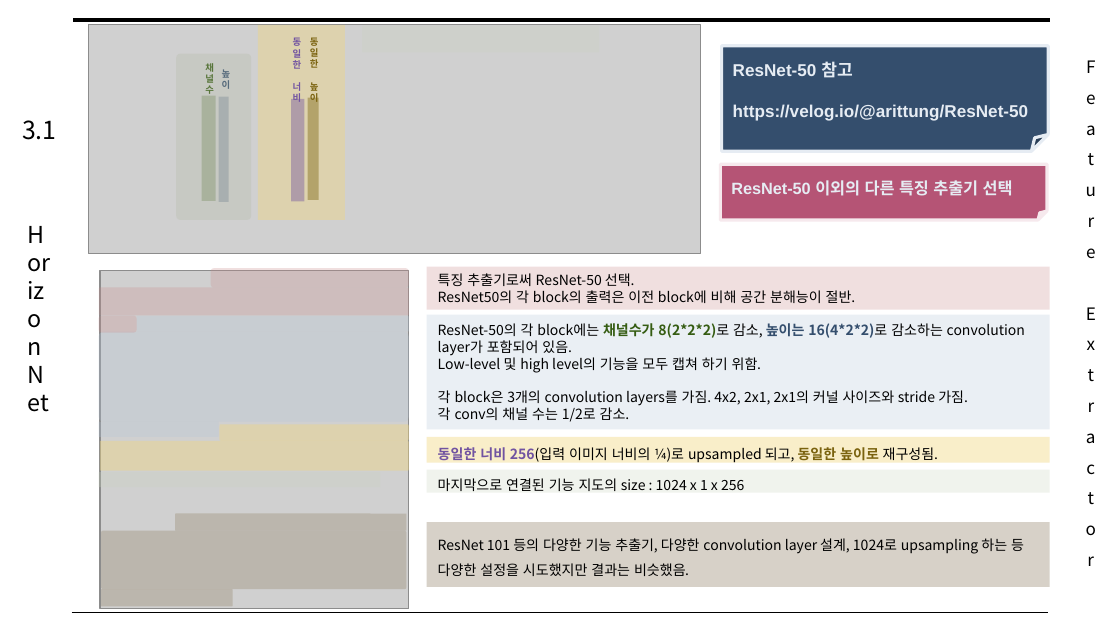
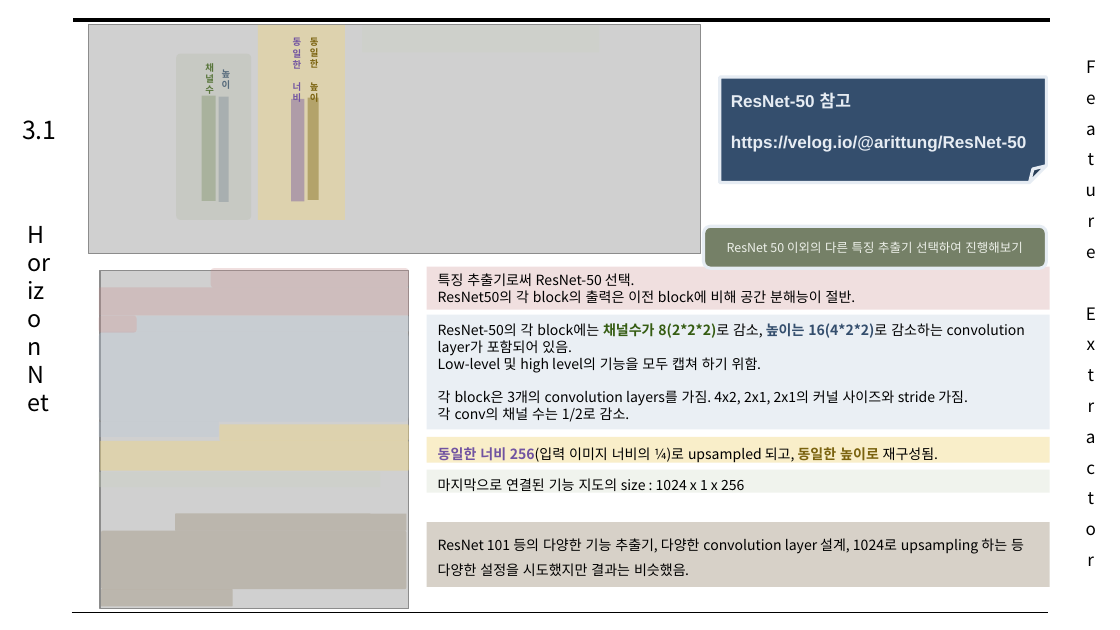
Before and after one commit to arittung/3D_Room_Layout_estimation, a slide deck: slide 5 of 관련 자료/HorizonNet 논문 해석.pptx. Drawn at 1120x630 pixels with LibreOffice and Linux fonts; fonts in the diff are those of the drawing; grey boxes stand for pictures. Boxes give left, top, right and bottom in pixels: in the first picture for what was removed or moved away, otherwise in the second. Text is boxed around its words. In the diff, an @@ line names an element or a change of style, - is before the commit and + after.

```diff
--- a/관련 자료/HorizonNet 논문 해석.pptx
+++ b/관련 자료/HorizonNet 논문 해석.pptx
@@ folded corner "ResNet-50 참고": place and size @@
-folded corner "ResNet-50 참고" at [721, 46, 1048, 151]
+folded corner "ResNet-50 참고" at [720, 77, 1047, 183]
@@ text in folded corner at [731, 92, 852, 109]: font Arial to Noto Sans CJK KR in "참고" @@
@@ rounded rectangle "ResNet 50 이외의 다른 특징 ...": place and size @@
-rounded rectangle "ResNet 50 이외의 다른 특징 ..." at [720, 165, 1047, 221]
+rounded rectangle "ResNet 50 이외의 다른 특징 ..." at [703, 226, 1046, 269]
@@ rounded rectangle "ResNet 50 이외의 다른 특징 ..." at [703, 226, 1046, 269]: folded corner to rounded rectangle; fill #B55475 to #536142 at 80% opacity; outline #F6E9ED 2 pt to #E6ECF3 2 pt @@
@@ text in rounded rectangle at [727, 242, 1022, 253]: text changed; size 10.5 to 8 pt; font Arial to Noto Sans CJK KR; text colour #E6ECF3 to #EDF0E9; bold off @@
-ResNet-50 이외의 다른 특징 추출기 선택
+ResNet 50 이외의 다른 특징 추출기 선택하여 진행해보기
```
Also in this commit, not shown: 4 other slides changed, 3 other files.
